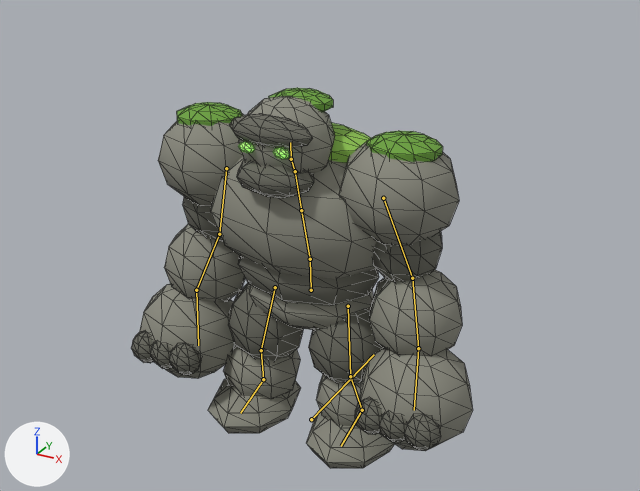
An edit to the glTF model godot/assets/models/boulder_golem.glb, drawn before and after from the same camera.
Camera for both pictures: a camera (50 mm lens) standing at (1.117, -1.978, 1.575) and looking at (0.048, -0.035, 0.604). The lights are fixed; the arrows at lower left show +X, +Y and +Z. The first picture is the older version. The bones that bend it are drawn over the model as lines. Mesh edges are drawn as thin lines.

The first picture shows 'CH_BoulderGolem'.
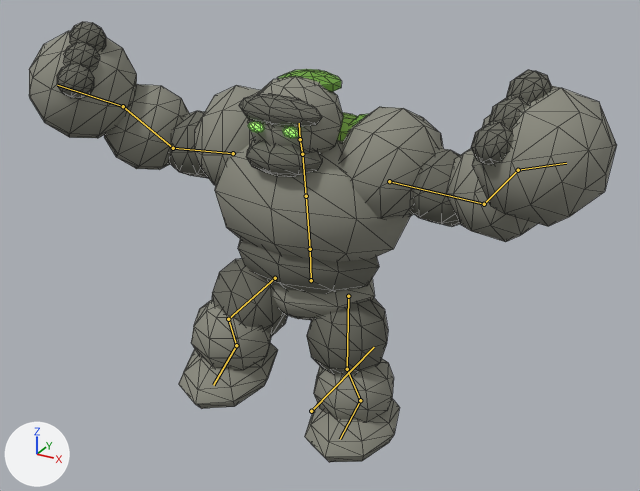
The newer file adds an action. The first version stands in its rest pose; the second is drawn at frame 7 of the action 'cast'.

Where the change shows, as pixel boxes (x1, y1, x2, y2) in the pictures (640 x 491 px):
'CH_BoulderGolem', posed (72% wider, 16% taller)
    before: (131, 88, 473, 468)
    after: (29, 22, 617, 462)
bone 'DEF-root', root to tip
    before: (311, 419) to (374, 354)
    after: (311, 411) to (374, 347)
bone 'DEF-spine', root to tip
    before: (310, 259) to (301, 210)
    after: (310, 249) to (306, 196)
bone 'DEF-head', root to tip
    before: (291, 159) to (290, 142)
    after: (300, 139) to (299, 123)
bone 'DEF-upper_arm.L', root to tip
    before: (383, 198) to (412, 278)
    after: (389, 181) to (484, 204)
bone 'DEF-forearm.L', root to tip
    before: (412, 278) to (418, 348)
    after: (484, 204) to (518, 170)
bone 'DEF-upper_arm.R', root to tip
    before: (226, 168) to (219, 234)
    after: (233, 153) to (173, 148)
bone 'DEF-forearm.R', root to tip
    before: (219, 234) to (196, 290)
    after: (173, 148) to (123, 106)
bone 'DEF-thigh.L', root to tip
    before: (348, 306) to (350, 376)
    after: (348, 296) to (347, 369)
bone 'DEF-shin.L', root to tip
    before: (350, 376) to (362, 410)
    after: (347, 369) to (360, 400)
bone 'DEF-thigh.R', root to tip
    before: (275, 287) to (261, 350)
    after: (275, 278) to (228, 319)
bone 'DEF-shin.R', root to tip
    before: (261, 350) to (263, 379)
    after: (228, 319) to (236, 345)

Patch to the scene script:
```diff
--- a/godot/assets/models/boulder_golem.glb.py
+++ b/godot/assets/models/boulder_golem.glb.py
@@ bone_def_root @@
 bone_def_root = bpy.data.objects['CH_BoulderGolem_Rig'].pose.bones['DEF-root']
-bone_def_root.location = (0.0, 0.0, 0.0)
+bone_def_root.location = (0.0, 0.0, 0.03)
@@ bone_def_spine @@
 bone_def_spine = bpy.data.objects['CH_BoulderGolem_Rig'].pose.bones['DEF-spine']  # child of 'DEF-pelvis'
-bone_def_spine.rotation_quaternion = (1.0, 0.0, 0.0, 0.0)  # degrees (0, 0, 0)
+bone_def_spine.rotation_quaternion = (0.998, -0.07, 0.0, 0.0)  # degrees (-8, 0, 0)
@@ bone_def_head @@
 bone_def_head = bpy.data.objects['CH_BoulderGolem_Rig'].pose.bones['DEF-head']  # child of 'DEF-neck'
-bone_def_head.rotation_quaternion = (1.0, 0.0, 0.0, 0.0)  # degrees (0, 0, 0)
+bone_def_head.rotation_quaternion = (0.998, 0.07, 0.0, 0.0)  # degrees (8, 0, 0)
@@ bone_def_upper_arm_l @@
 bone_def_upper_arm_l = bpy.data.objects['CH_BoulderGolem_Rig'].pose.bones['DEF-upper_arm.L']  # child of 'DEF-chest'
-bone_def_upper_arm_l.rotation_quaternion = (1.0, 0.0, 0.0, 0.0)  # degrees (0, 0, 0)
+bone_def_upper_arm_l.rotation_quaternion = (0.746, -0.043, -0.385, -0.542)  # degrees (27, -38, -82)
@@ bone_def_forearm_l @@
 bone_def_forearm_l = bpy.data.objects['CH_BoulderGolem_Rig'].pose.bones['DEF-forearm.L']  # child of 'DEF-upper_arm.L'
-bone_def_forearm_l.rotation_quaternion = (1.0, 0.0, 0.0, 0.0)  # degrees (0, 0, 0)
+bone_def_forearm_l.rotation_quaternion = (0.94, -0.306, -0.091, -0.122)  # degrees (-35, -14, -10)
@@ bone_def_upper_arm_r @@
 bone_def_upper_arm_r = bpy.data.objects['CH_BoulderGolem_Rig'].pose.bones['DEF-upper_arm.R']  # child of 'DEF-chest'
-bone_def_upper_arm_r.rotation_quaternion = (1.0, 0.0, 0.0, 0.0)  # degrees (0, 0, 0)
+bone_def_upper_arm_r.rotation_quaternion = (0.746, -0.043, 0.385, 0.542)  # degrees (27, 38, 82)
@@ bone_def_forearm_r @@
 bone_def_forearm_r = bpy.data.objects['CH_BoulderGolem_Rig'].pose.bones['DEF-forearm.R']  # child of 'DEF-upper_arm.R'
-bone_def_forearm_r.rotation_quaternion = (1.0, 0.0, 0.0, 0.0)  # degrees (0, 0, 0)
+bone_def_forearm_r.rotation_quaternion = (0.94, -0.306, 0.091, 0.122)  # degrees (-35, 14, 10)
@@ bone_def_thigh_l @@
 bone_def_thigh_l = bpy.data.objects['CH_BoulderGolem_Rig'].pose.bones['DEF-thigh.L']  # child of 'DEF-pelvis'
-bone_def_thigh_l.rotation_quaternion = (1.0, 0.0, 0.0, 0.0)  # degrees (0, 0, 0)
+bone_def_thigh_l.rotation_quaternion = (0.999, -0.051, -0.008, -0.009)  # degrees (-6, -1, -1)
@@ bone_def_shin_l @@
 bone_def_shin_l = bpy.data.objects['CH_BoulderGolem_Rig'].pose.bones['DEF-shin.L']  # child of 'DEF-thigh.L'
-bone_def_shin_l.rotation_quaternion = (1.0, 0.0, 0.0, 0.0)  # degrees (0, 0, 0)
+bone_def_shin_l.rotation_quaternion = (0.996, 0.086, 0.013, 0.009)  # degrees (10, 1, 1)
@@ bone_def_thigh_r @@
 bone_def_thigh_r = bpy.data.objects['CH_BoulderGolem_Rig'].pose.bones['DEF-thigh.R']  # child of 'DEF-pelvis'
-bone_def_thigh_r.rotation_quaternion = (1.0, 0.0, 0.0, 0.0)  # degrees (0, 0, 0)
+bone_def_thigh_r.rotation_quaternion = (0.843, -0.523, 0.078, 0.094)  # degrees (-63, 13, 5)
@@ bone_def_shin_r @@
 bone_def_shin_r = bpy.data.objects['CH_BoulderGolem_Rig'].pose.bones['DEF-shin.R']  # child of 'DEF-thigh.R'
-bone_def_shin_r.rotation_quaternion = (1.0, 0.0, 0.0, 0.0)  # degrees (0, 0, 0)
+bone_def_shin_r.rotation_quaternion = (0.793, 0.599, -0.089, -0.065)  # degrees (74, -4, -12)
```
